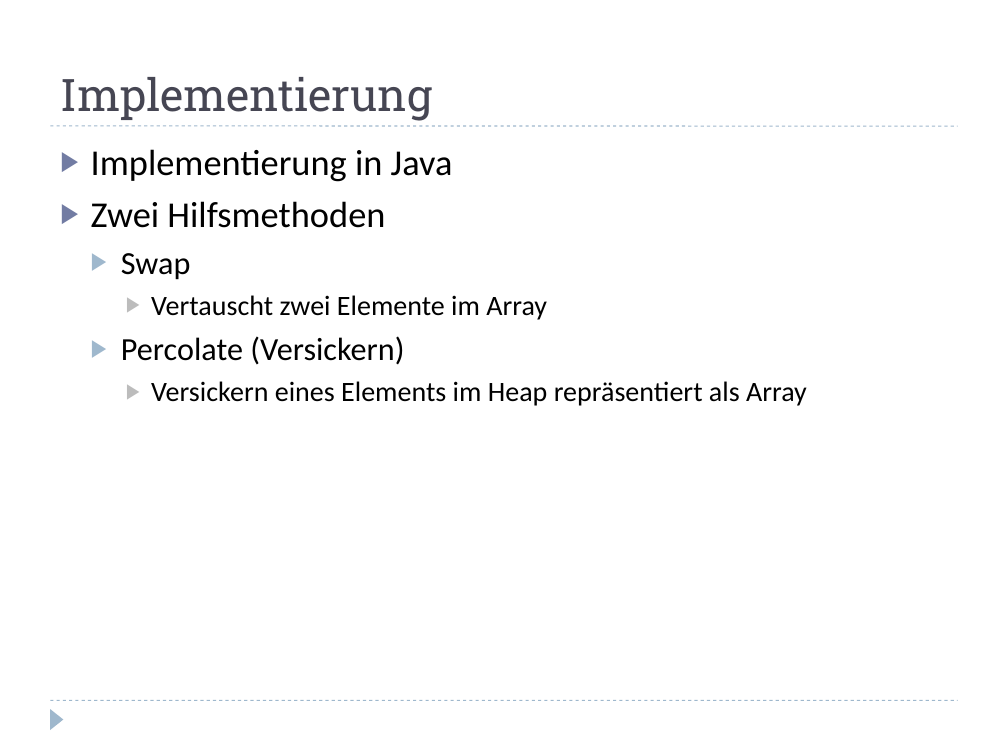
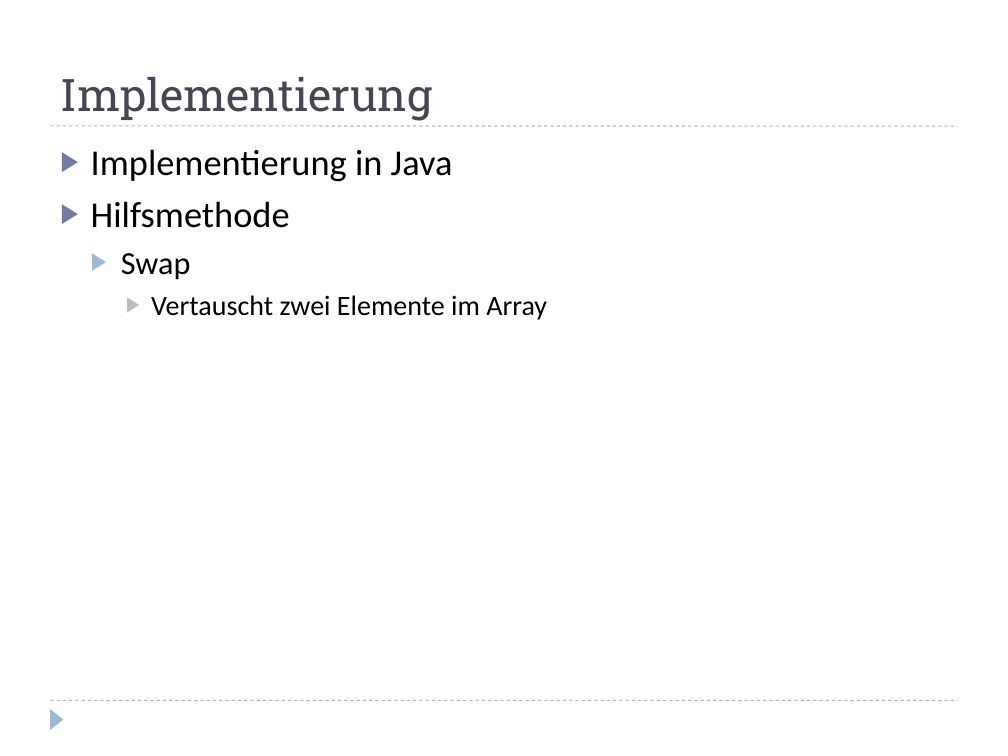
Before and after one commit to hienng/Heapsort, a slide deck: slide 26 of heapsort.odp. Drawn at 1008x756 pixels with LibreOffice and Linux fonts; fonts in the diff are those of the drawing. Boxes give left, top, right and bottom in pixels: in the first picture for what was removed or moved away, otherwise in the second. Text is boxed around its words. In the diff, an @@ line names an element or a change of style, - is before the commit and + after.

```diff
--- a/heapsort.odp
+++ b/heapsort.odp
@@ text at [91, 201, 290, 228]: text changed @@
-▶ Zwei Hilfsmethoden
+▶ Hilfsmethode
@@ text at [121, 336, 807, 406]: paragraphs removed @@
-  ▶ Percolate (Versickern)
-    ▶ Versickern eines Elements im Heap repräsentiert als Array
```
Also in this commit, not shown: 3 other slides changed, 4 slides added, 1 slide removed, 2 other files.
